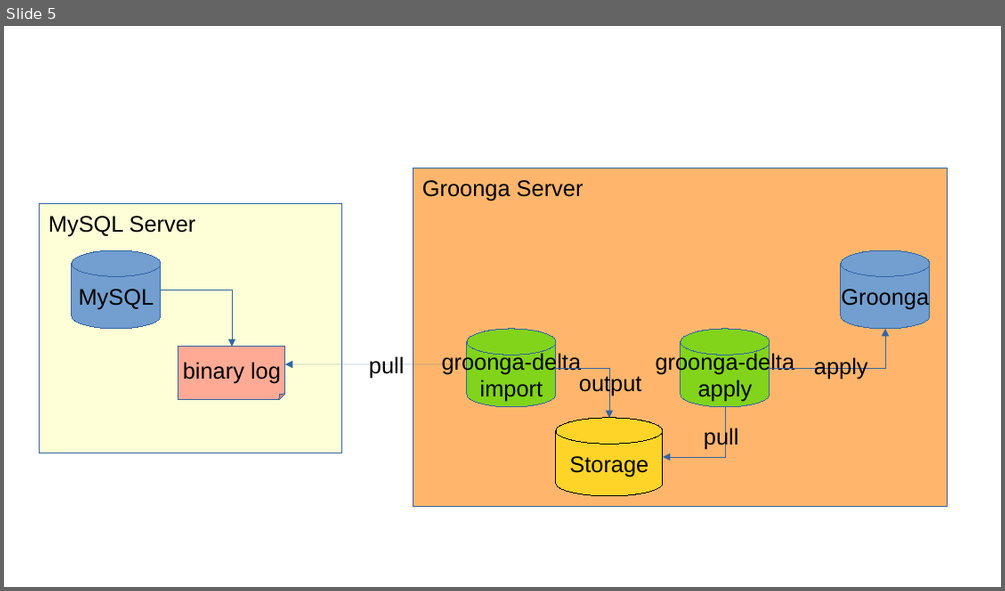
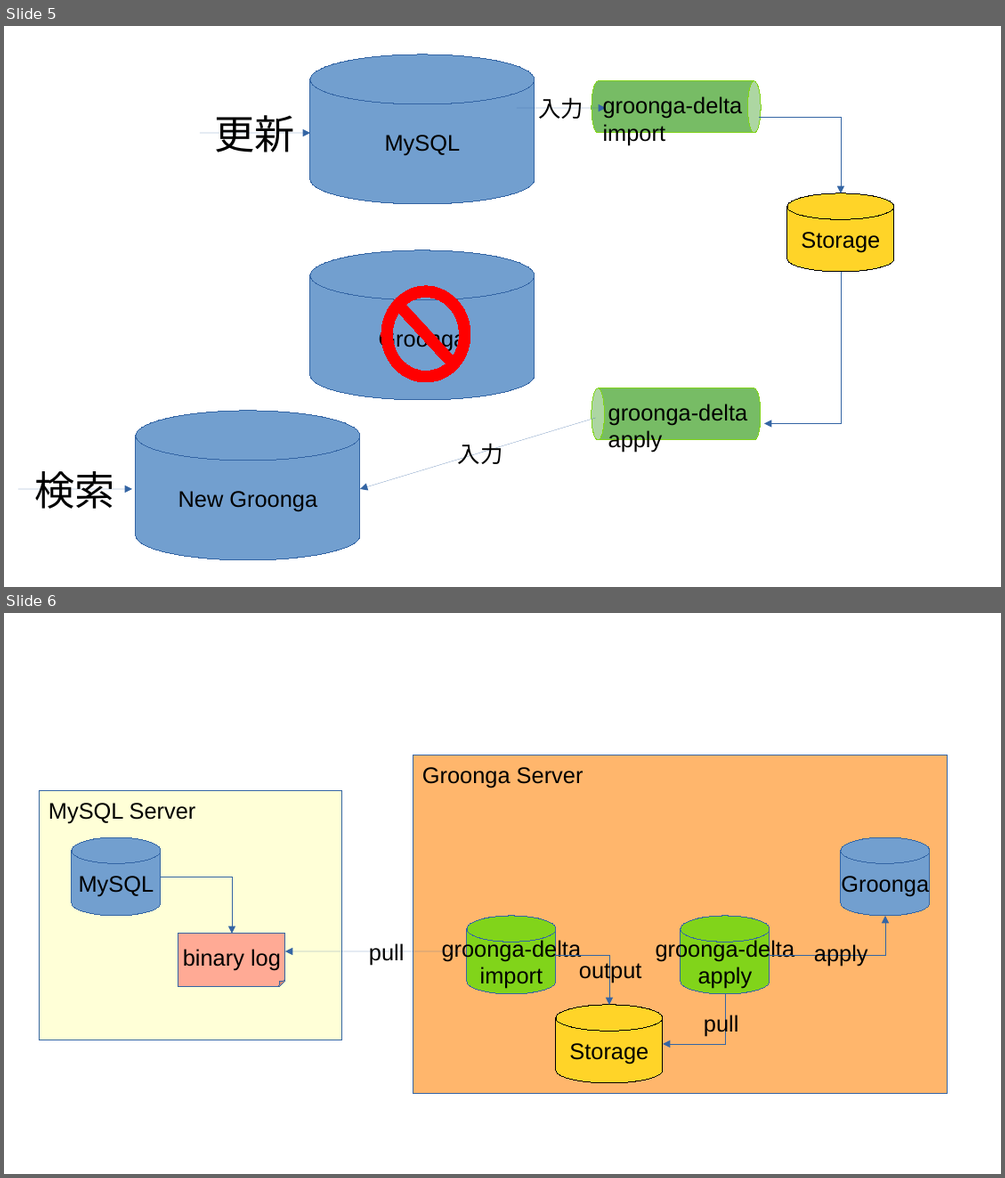
Before and after one commit to komainu8/rabbit-slide-komainu8-yapc-kyoto-2023, a slide deck: images/無題 1.odp. Shown one above the other, each under a label of ours: slide 5 before the commit, slides 5 and 6 after it. The pictures are 1005x591 and 1005x1178 pixels, drawn with LibreOffice and Linux fonts; fonts in the diff are those of the drawing. Boxes give left, top, right and bottom in pixels: in the first picture for what was removed or moved away, otherwise in the second. Text is boxed around its words. In the diff, an @@ line names an element or a change of style, - is before the commit and + after.

```diff
--- a/images/無題 1.odp
+++ b/images/無題 1.odp
@@ slide 5 added at (4, 26, 1001, 587), background #FFFFFF @@
@@ cylinder added at (311, 54, 535, 203), fill #729FCF, outline #3465A4 0 pt, 18 pt, text #000000 @@
+MySQL
@@ cylinder added at (591, 80, 760, 133), fill #77BC65, outline #81D41A 0 pt @@
@@ text added at (603, 96, 743, 145), 18 pt, text #000000 @@
+groonga-delta
+import
@@ line added at (517, 108, 606, 108), outline #3465A4 0 pt, 18 pt, text #000000 @@
+入力
@@ elbow arrow added from (760, 117) to (841, 193), #3465A4 0 pt @@
@@ line added at (201, 133, 311, 133), outline #3465A4 0 pt, 32 pt, text #000000 @@
+更新
@@ cylinder added at (787, 193, 894, 272), fill #FFD428, outline #000000 0 pt, 18 pt, text #000000 @@
+Storage
@@ cylinder added at (311, 250, 535, 400), fill #729FCF, outline #3465A4 0 pt, 18 pt, text #000000 @@
+Groonga
@@ no-entry sign added at (381, 286, 469, 381), fill #FF0000, outline #FF0000 0 pt @@
@@ elbow arrow added from (841, 272) to (765, 424), #3465A4 0 pt @@
@@ cylinder added at (591, 387, 760, 440), fill #77BC65, outline #81D41A 0 pt @@
@@ cylinder added at (136, 410, 360, 560), fill #729FCF, outline #3465A4 0 pt, 18 pt, text #000000 @@
+New Groonga
@@ arrow added from (596, 418) to (360, 489), #3465A4 0 pt @@
@@ text added at (608, 403, 748, 452), 18 pt, text #000000 @@
+groonga-delta
+apply
@@ text added at (458, 443, 503, 464), 18 pt, text #000000 @@
+入力
@@ line added at (18, 489, 132, 489), outline #3465A4 0 pt, 32 pt, text #000000 @@
+検索
@@ what was slide 5 is now slide 6 @@
```
Also in this commit, not shown: 1 slide changed, 1 other slide added, 1 other file.
